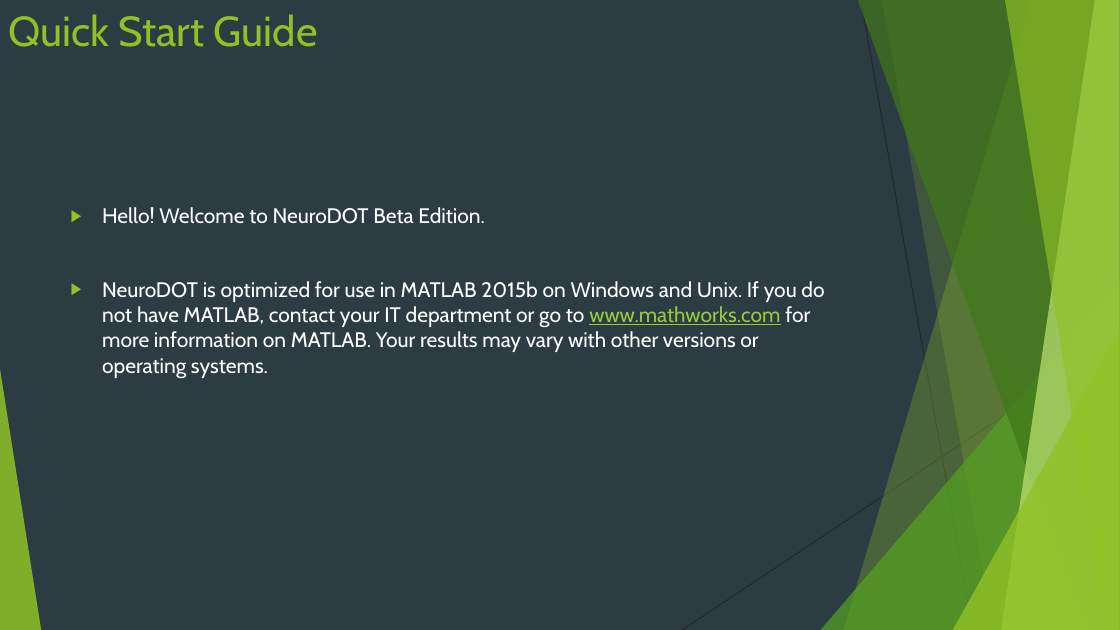
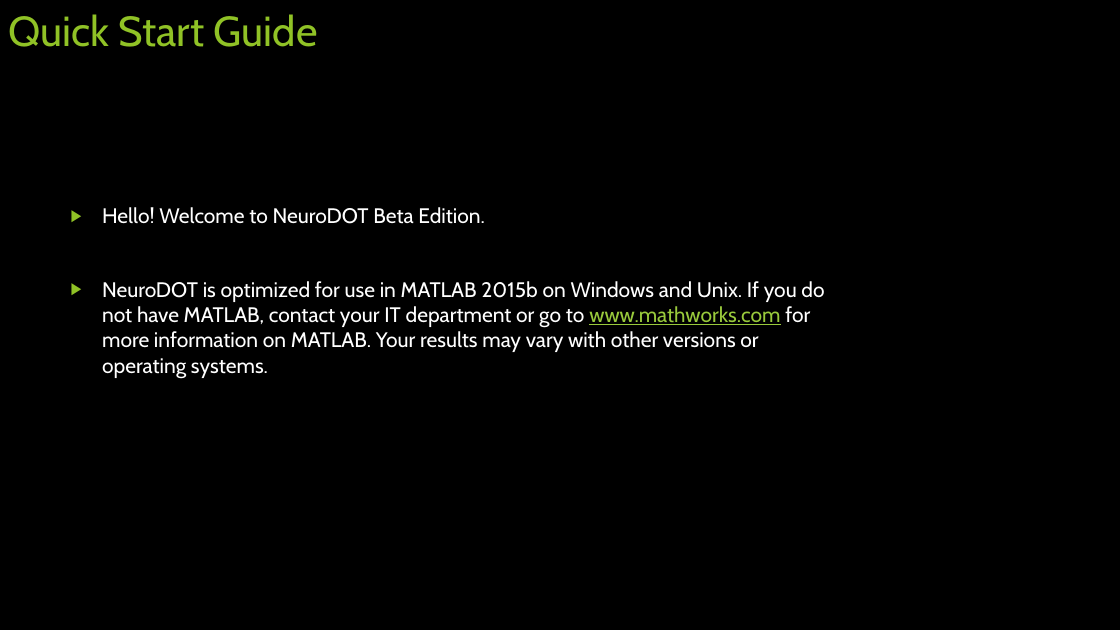
Before and after one commit to WUSTL-ORL/NeuroDOT_Beta, a slide deck: slide 2 of NeuroDOT Beta Quick Start Guide.pptx. Drawn at 1120x630 pixels with LibreOffice and Linux fonts; fonts in the diff are those of the drawing. Boxes give left, top, right and bottom in pixels: in the first picture for what was removed or moved away, otherwise in the second. Text is boxed around its words. In the diff, an @@ line names an element or a change of style, - is before the commit and + after.

```diff
--- a/NeuroDOT Beta Quick Start Guide.pptx
+++ b/NeuroDOT Beta Quick Start Guide.pptx
@@ background #2C3C43 to #000000 @@
@@ group removed at [0,0,1120,630]: 5 freeform shapes, 3 triangles, 2 lines @@
```
Also in this commit, not shown: 9 other slides changed, 37 other files.
